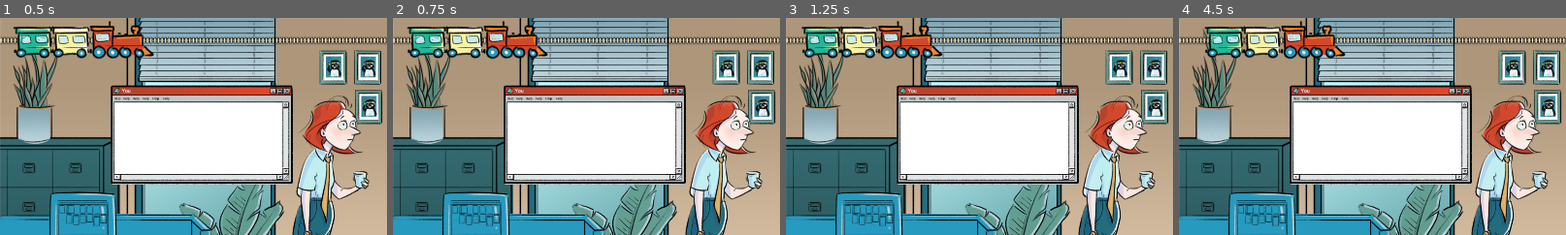
Above: before the commit, frames 1-4 (left to right).
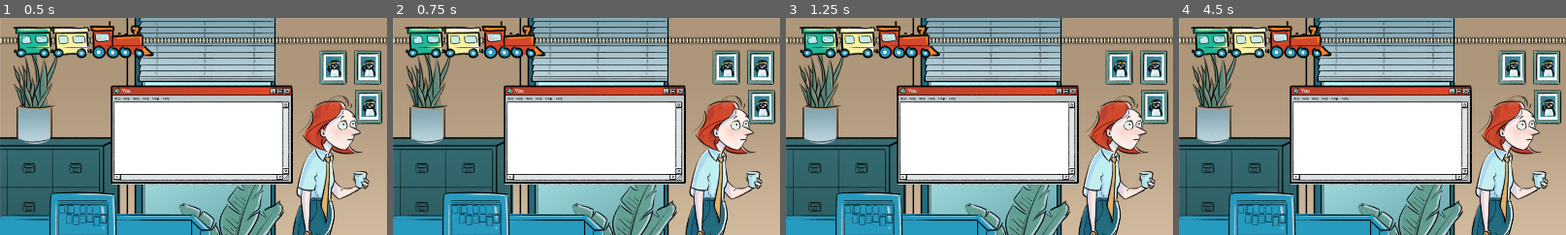
Above: after the commit, the same moments.

Repository: boneyard24/VGGJ2026
Game: Godot game, scene res://Main.tscn
Same seed, same stepped clock (60 frames per second), same inputs: the game is played once before the commit and once after it.
Inputs:
- Up to frame 1 (0.5 s): no input
- Up to frame 2 (0.75 s): tap Enter (enter) at 0.5, 0.6 s; hold Right (right) from 0.53 s (still down)
- Up to frame 3 (1.25 s): keep holding Right (right)
- Up to frame 4 (4.5 s): release Right (right) at 1.28 s; hold Down (down) 1.28-2.03 s; tap Enter (enter) every 0.75 s from 1.35 to 4.35 s; hold Right (right) 2.03-2.78 s; hold Up (up) 2.78-3.53 s; hold Left (left) from 3.53 s (still down)
The pictures show only the part of the screen within x 0-50%, y 0-50%; the shares and areas given below are measured in that part.

Frame 1 is identical in both runs. In frame 2, 2.6% of the frame differs, in the area x 3-41%, y 1-19%; in frame 3, 2.6%; in frame 4, 4.3%, in the area x 3-44%, y 1-19%.

Commit message:
Train now stops on game over and restarts on new game

Diff:
--- a/trainger/Scenes/GameManager/game_manager.gd
+++ b/trainger/Scenes/GameManager/game_manager.gd
@@ -8,6 +8,7 @@
 @onready var PlayerBox := $"../PlayerBox"
 #@onready var AudioManager := $"../AudioManager"
 @onready var DialogueBox := $"../DialogueBox"
+@onready var TensionProgressBar := $"../TensionProgressBar"
 
 const MAX_FAILS := 3
 var current_fails := 0
@@ -64,6 +65,7 @@
 	AudioManager.play_prompt_lose()
 	AudioManager.update_main_music_gameover()
 	DialogueBox.stop()
+	TensionProgressBar.stop()
 
 func ResetGame() -> void:
 	current_fails = 0
@@ -73,3 +75,4 @@
 	AudioManager.update_main_music_reset()
 	AudioManager.play_restart()
 	DialogueBox.start()
+	TensionProgressBar.start()
--- a/trainger/Scenes/TensionProgressBar/TensionProgressBar.tscn
+++ b/trainger/Scenes/TensionProgressBar/TensionProgressBar.tscn
@@ -1,7 +1,7 @@
 [gd_scene format=3 uid="uid://c4g1y7ktxton4"]
 
 [ext_resource type="Script" uid="uid://cy4c8ke0110vq" path="res://Scenes/TensionProgressBar/tension_progress_bar.gd" id="1_th8qu"]
-[ext_resource type="Texture2D" uid="uid://bkofha5e7aurg" path="res://Scenes/TensionProgressBar/6_Train@0.75x@0.75x.png" id="2_xh5px"]
+[ext_resource type="Texture2D" uid="uid://cnfigwq1avo6t" path="res://Assets/Railroad/6_Train@0.75x@0.75x.png" id="2_xh5px"]
 
 [node name="TensionProgressBar" type="Node2D" unique_id=1740585256]
 script = ExtResource("1_th8qu")
